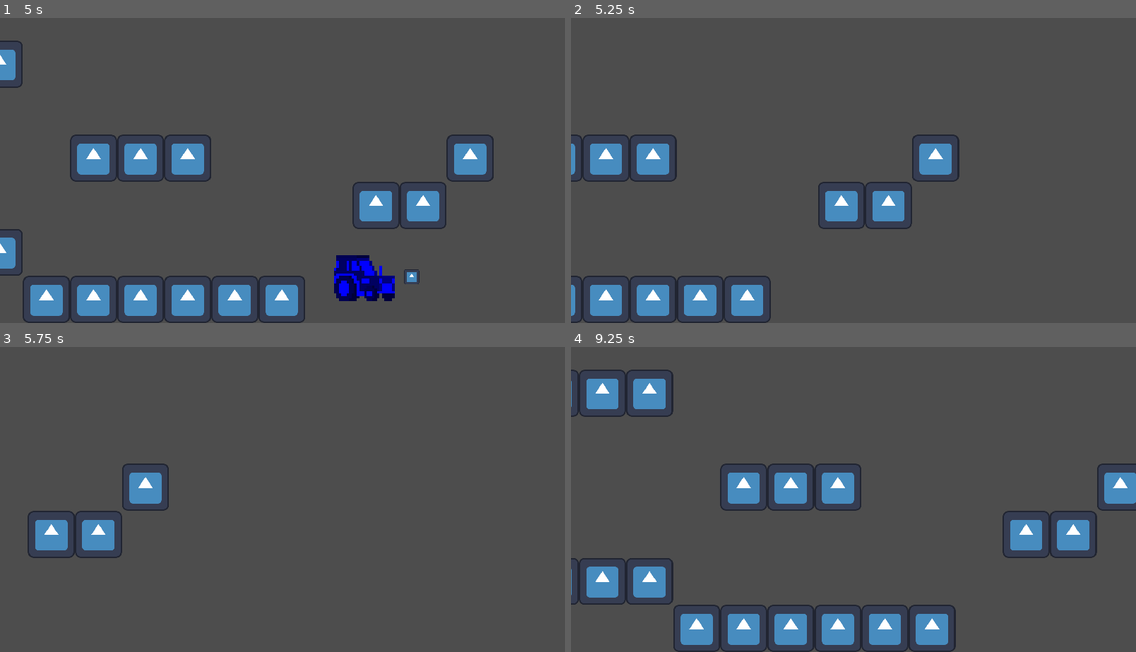
Above: before the commit, frames 1-4 (two rows, left to right).
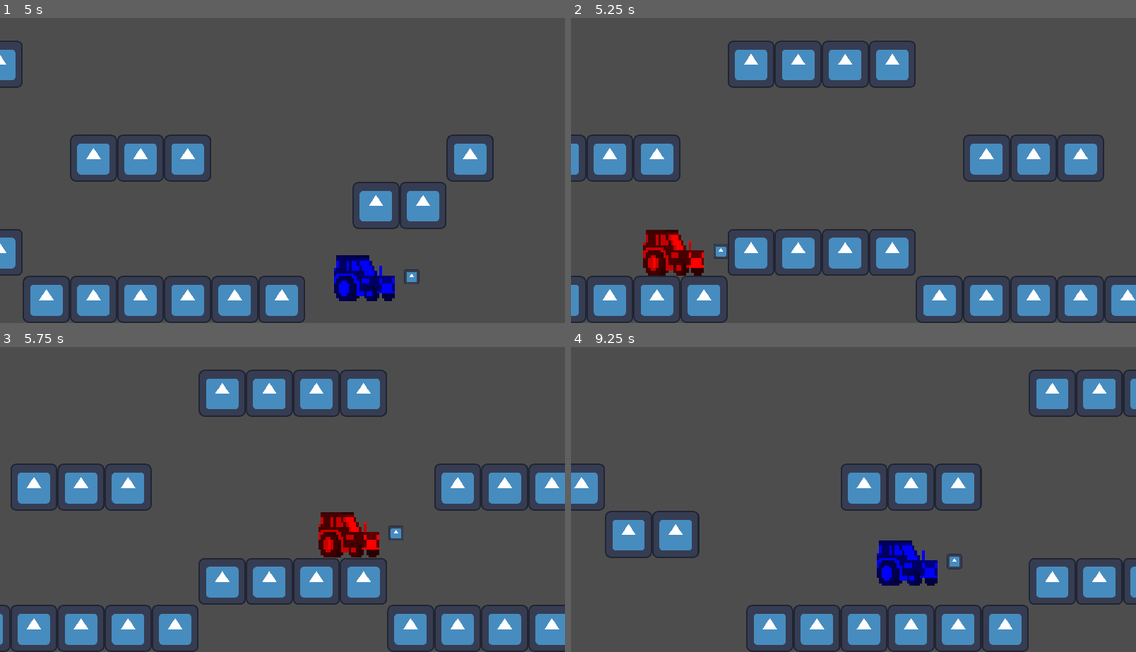
Above: after the commit, the same moments.

Repository: janekx21/lizard-world
Game: Godot game, scene res://game/game.tscn
Same seed, same stepped clock (60 frames per second), same inputs: the game is played once before the commit and once after it. The engine's default icon, where the game draws it, is replaced by a stand-in: a white triangle on a blue panel in a dark square.
Inputs:
- Up to frame 1 (5 s): tap Enter at 0.5 s; hold Right (move_right) 0.53-1.25 s; tap S (attack) at 0.6, 2.85, 3.6, 4.35 s; tap A (jump) at 0.77, 3.02, 4.52 s; click "Join Server" at 1.25 s; click "Create Server" at 2 s; hold Right (move_right) 2.78-3.53 s; hold Left (move_left) 3.53-4.28 s; hold Right (move_right) from 4.28 s (still down)
- Up to frame 2 (5.25 s): keep holding Right (move_right); tap S (attack) at 5.1 s
- Up to frame 3 (5.75 s): keep holding Right (move_right); tap A (jump) at 5.27 s
- Up to frame 4 (9.25 s): release Right (move_right) at 5.78 s; hold Left (move_left) 5.78-6.53 s; tap S (attack) every 0.75 s from 5.85 to 8.85 s; tap A (jump) at 6.02, 7.52, 8.27, 9.02 s; hold Right (move_right) 6.53-7.28 s; hold Left (move_left) 7.28-8.78 s; hold Right (move_right) from 8.78 s (still down)

Frame 1 is identical in both runs. In frame 2, 18% of the frame differs, in the area x 0-100%, y 7-100%; in frame 3, 19%; in frame 4, 21%.
Error before the commit: Invalid access to property or key 'team' on a base object of type 'Nil'. (res://player/player.gd:70)

Commit message:
respawning

Diff:
--- a/player/hurtbox.gd
+++ b/player/hurtbox.gd
@@ -9,4 +9,5 @@
 		queue_free()
 
 func get_player() -> Player:
+	if origin_peer_id == 0: return null
 	return $"/root/Game/Network".get_node(str(origin_peer_id)) as Player
--- a/player/player.gd
+++ b/player/player.gd
@@ -47,7 +47,7 @@
 	if Input.is_action_just_pressed("attack"):
 		if $AttackCooldown.is_stopped():
 			attack.rpc_id(1, $Shape/HurtboxPoint.global_position, multiplayer.get_unique_id())
-			$AttackCooldown.start(0.5)
+			$AttackCooldown.start(0.2)
 
 	if dir:
 		$Sprite2D.flip_h = dir < 0
@@ -67,10 +67,21 @@
 	if not is_multiplayer_authority(): return
 	if area is Hurtbox:
 		var other = area.get_player()
-		if other.team != team:
+		if other:
+			if other.team != team:
+				get_damage(area.damage)
+		else:
 			get_damage(area.damage)
 
 func get_damage(damage: int):
 	hp -= damage
 	if hp <= 0:
 		spawn()
+		for child in get_parent().get_children():
+			if child is Player:
+				child.swap_team.rpc()
+
+@rpc("any_peer", "call_local")
+func swap_team():
+	if is_multiplayer_authority():
+		team = [Color.RED, Color.BLUE].pick_random()
